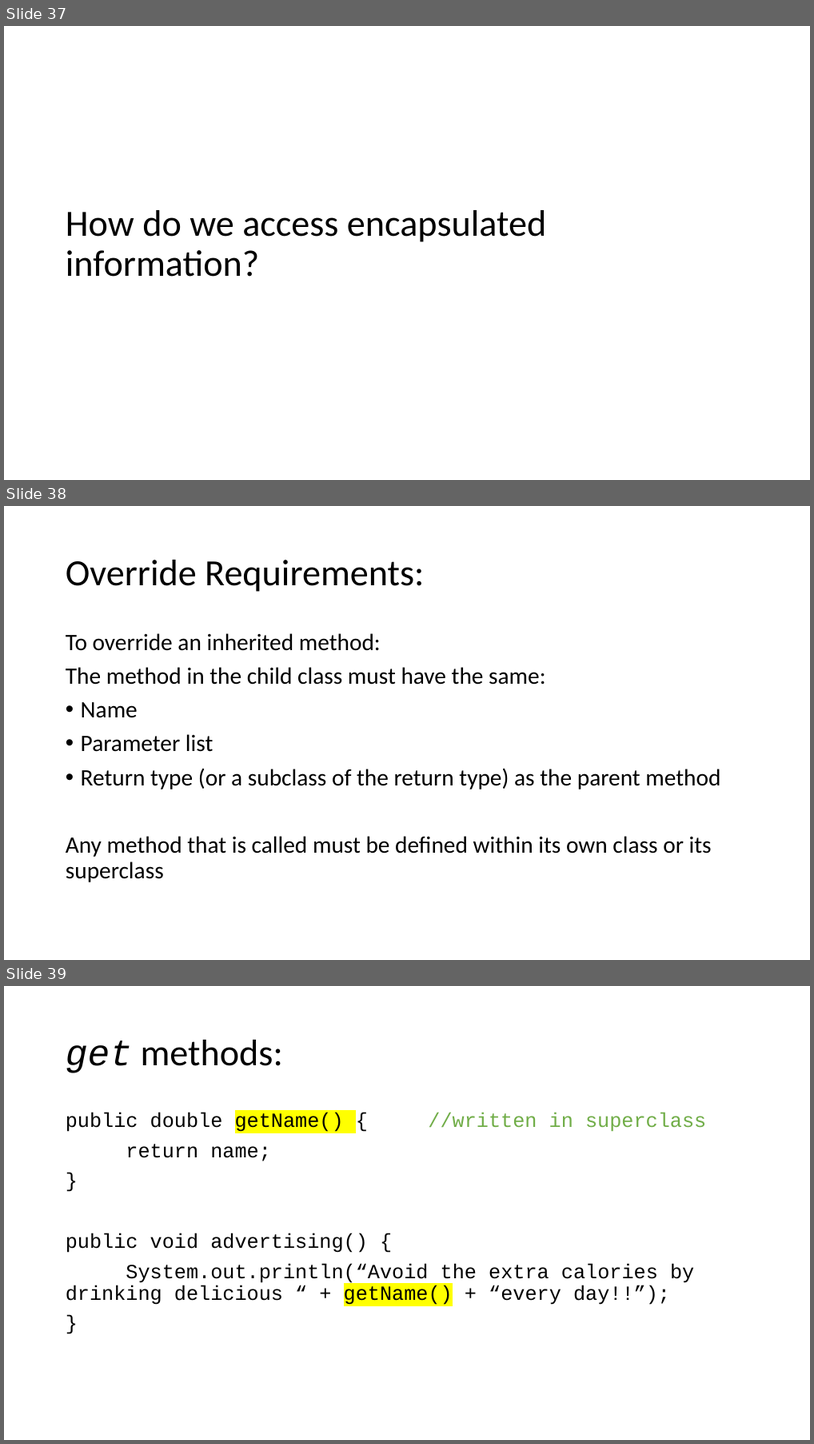
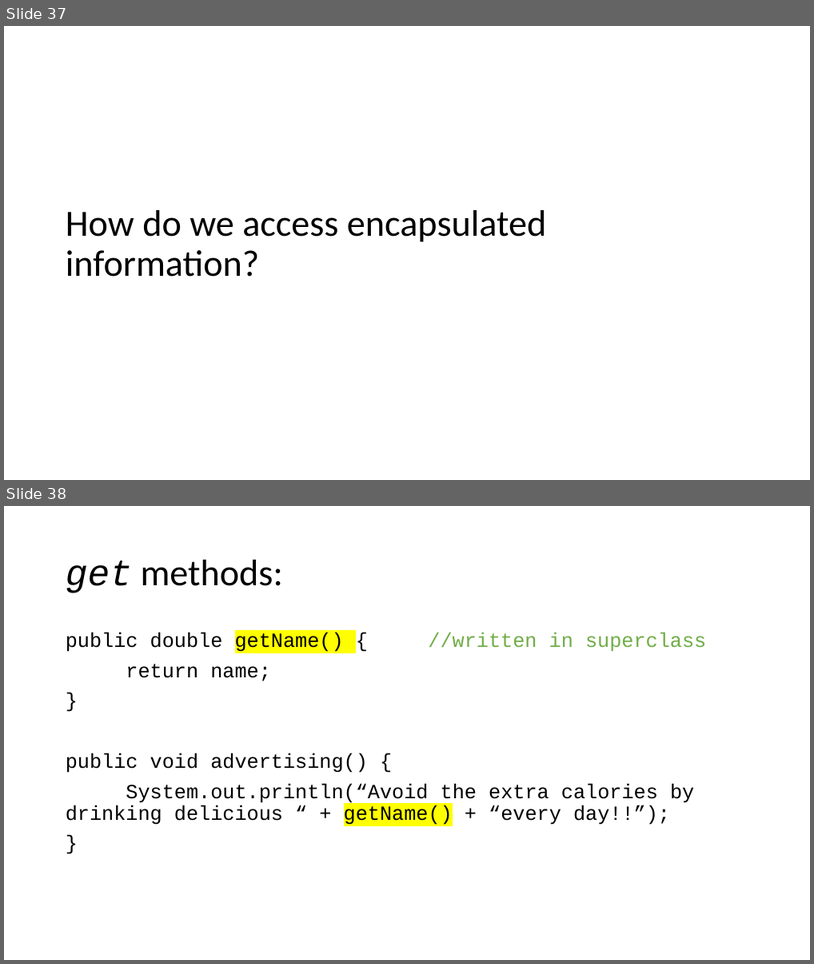
Before and after one commit to TEALSK12/apcsa-public, a slide deck: curriculum/Unit6/Unit6.pptx. Shown one above the other, each under a label of ours: slides 37, 38 and 39 before the commit, slides 37 and 38 after it. The pictures are 814x1444 and 814x964 pixels, drawn with LibreOffice and Linux fonts; fonts in the diff are those of the drawing. Boxes give left, top, right and bottom in pixels: in the first picture for what was removed or moved away, otherwise in the second. Text is boxed around its words. In the diff, an @@ line names an element or a change of style, - is before the commit and + after.

```diff
--- a/curriculum/Unit6/Unit6.pptx
+++ b/curriculum/Unit6/Unit6.pptx
@@ slide 38 removed at <box>4,506,810,960</box>, background #FFFFFF @@
@@ title removed at <box>66,560,424,592</box> @@
-Override Requirements:
@@ text removed at <box>66,633,721,882</box> @@
-To override an inherited method:
-The method in the child class must have the same:
-• Name
-• Parameter list
-• Return type (or a subclass of the return type) as the parent method
-Any method that is called must be defined within its own class or its superclass
@@ what was slide 39 is now slide 38 @@
```
Also in this commit, not shown: 2 slides changed.
